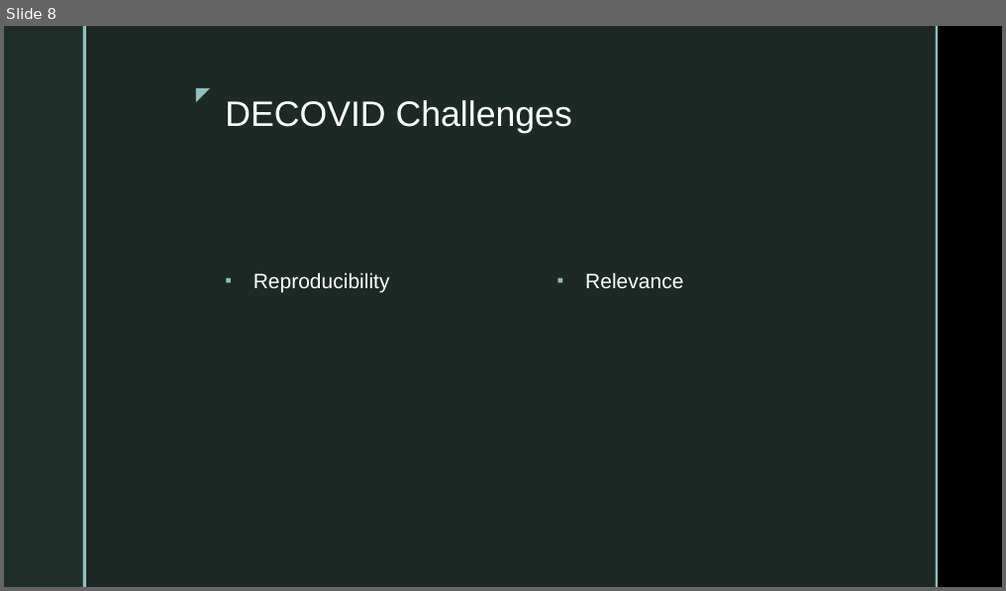
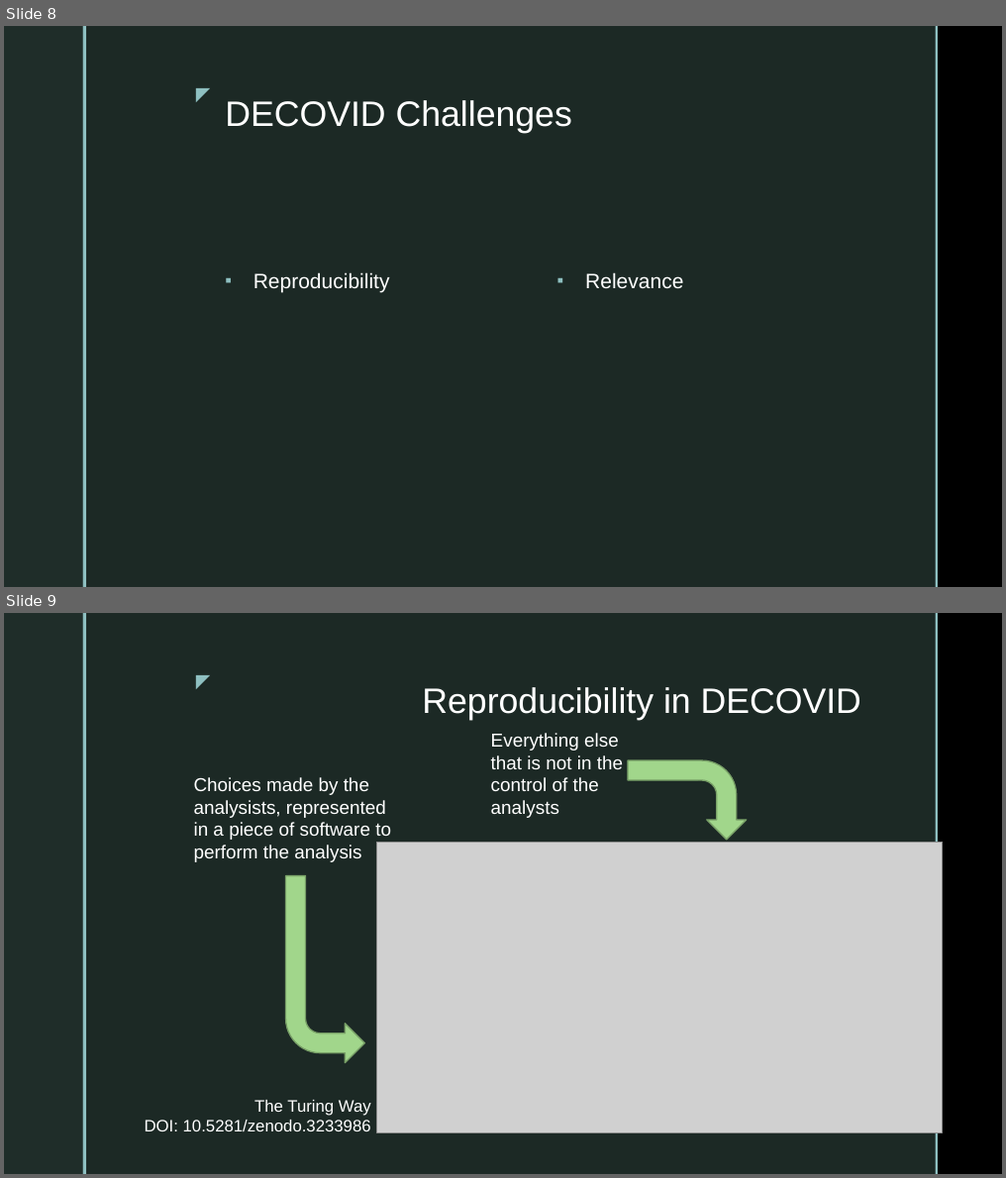
Before and after one commit to alan-turing-institute/learningmachines, a slide deck: doc/LM_Decovid.pptx. Shown one above the other, each under a label of ours: slide 8 before the commit, slides 8 and 9 after it. The pictures are 1006x591 and 1006x1178 pixels, drawn with LibreOffice and Linux fonts; fonts in the diff are those of the drawing; grey boxes stand for pictures; background and template pictures are left out. Boxes give left, top, right and bottom in pixels: in the first picture for what was removed or moved away, otherwise in the second. Text is boxed around its words. In the diff, an @@ line names an element or a change of style, - is before the commit and + after.

Commit message:
Learning Machines for DECOVID

```diff
--- a/doc/LM_Decovid.pptx
+++ b/doc/LM_Decovid.pptx
@@ slide 9 added at box(4, 613, 1002, 1174), background picture (left out); not listed: 5 template elements that a slide beside it also shows @@
@@ title added at box(422, 687, 861, 720), 34 pt, text #FFFFFF @@
+Reproducibility in DECOVID
@@ text added at box(491, 733, 623, 818), 18 pt, text #FFFFFF @@
+Everything else that is not in the control of the analysts
@@ bent arrow added at box(629, 761, 746, 840), fill #A1D68B, outline #779E67 1.25 pt @@
@@ text added at box(194, 777, 391, 862), 18 pt, text #FFFFFF @@
+Choices made by the analysists, represented in a piece of software to perform the analysis
@@ picture added at box(377, 842, 943, 1134) @@
@@ bent arrow added at box(285, 875, 364, 1062), fill #A1D68B, outline #779E67 1.25 pt @@
@@ text added at box(145, 1100, 371, 1132), 16 pt, text #FFFFFF @@
+The Turing Way
+DOI: 10.5281/zenodo.3233986
```
Also in this commit, not shown: 2 other slides added, 2 other files.
